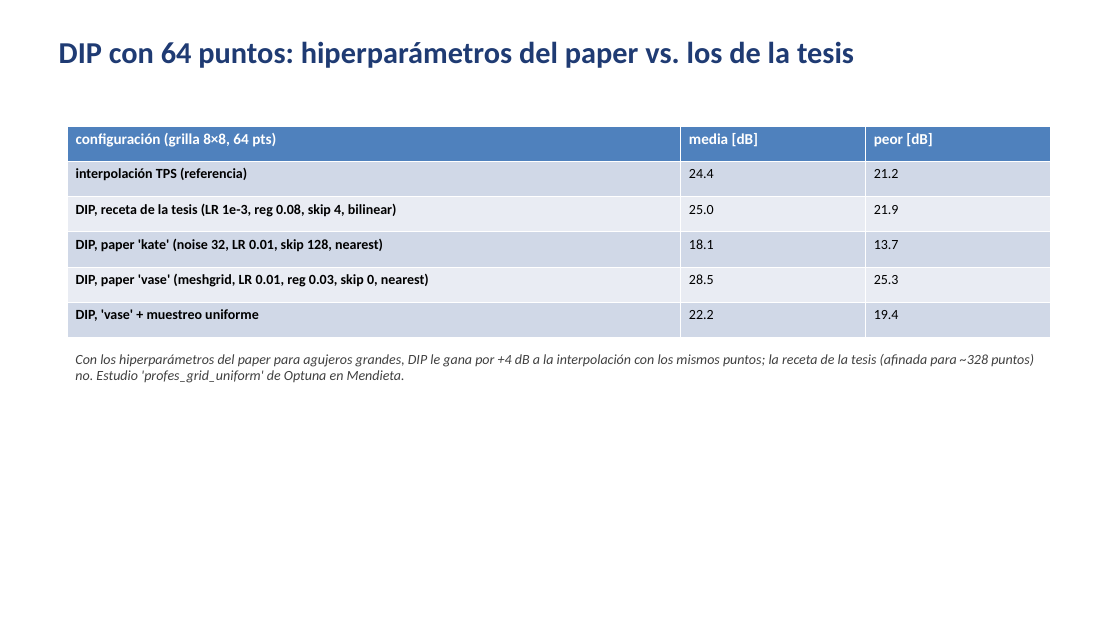
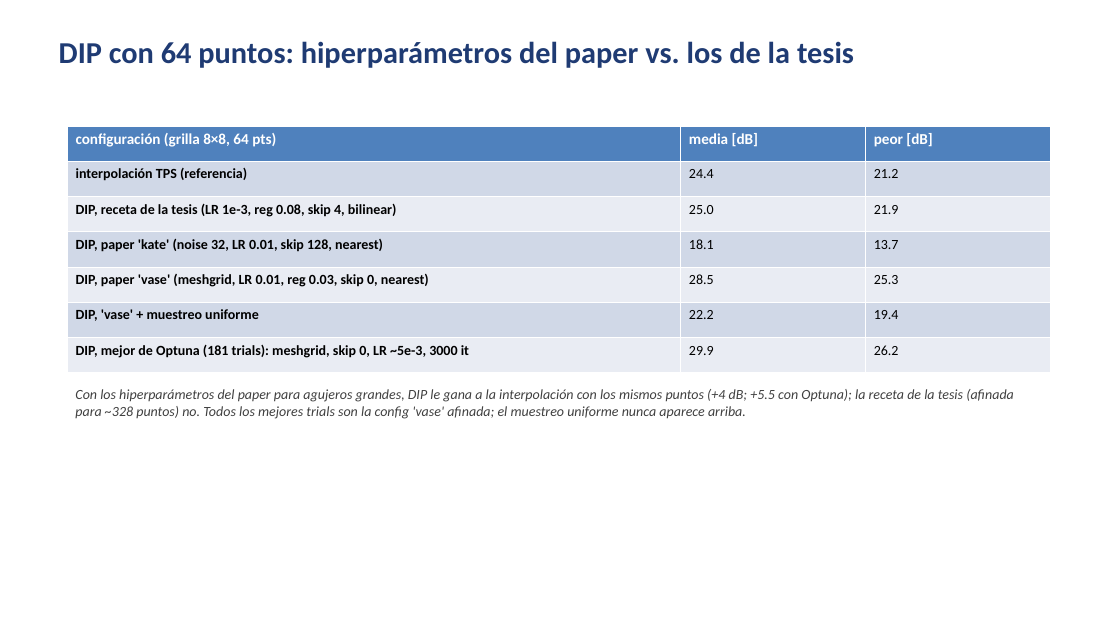
Before and after one commit to santiafonso/Tesis, a slide deck: slide 14 of presentaciones/presentacion4_autoexp/presentacion4_autoexp.pptx. Drawn at 1120x630 pixels with LibreOffice and Linux fonts; fonts in the diff are those of the drawing. Boxes give left, top, right and bottom in pixels: in the first picture for what was removed or moved away, otherwise in the second. Text is boxed around its words. In the diff, an @@ line names an element or a change of style, - is before the commit and + after.

Commit message:
Presentacion 4: fusion validada 9 g con guarda, RANSAC, Optuna profes, ruido

```diff
--- a/presentaciones/presentacion4_autoexp/presentacion4_autoexp.pptx
+++ b/presentaciones/presentacion4_autoexp/presentacion4_autoexp.pptx
@@ table at [67, 126, 1050, 373] @@
+row 7: DIP, mejor de Optuna (181 trials): meshgrid, skip 0, LR ~5e-3, 3000 it | 29.9 | 26.2
@@ text at [75, 389, 1014, 419]: text changed @@
-Con los hiperparámetros del paper para agujeros grandes, DIP le gana por +4 dB a la interpolación con los mismos puntos; la receta de la tesis (afinada para ~328 puntos) no. Estudio 'profes_grid_uniform' de Optuna en Mendieta.
+Con los hiperparámetros del paper para agujeros grandes, DIP le gana a la interpolación con los mismos puntos (+4 dB; +5.5 con Optuna); la receta de la tesis (afinada para ~328 puntos) no. Todos los mejores trials son la config 'vase' afinada; el muestreo uniforme nunca aparece arriba.
```
Also in this commit, not shown: 5 other slides changed, 2 slides added, 1 slide removed, 6 other files.
